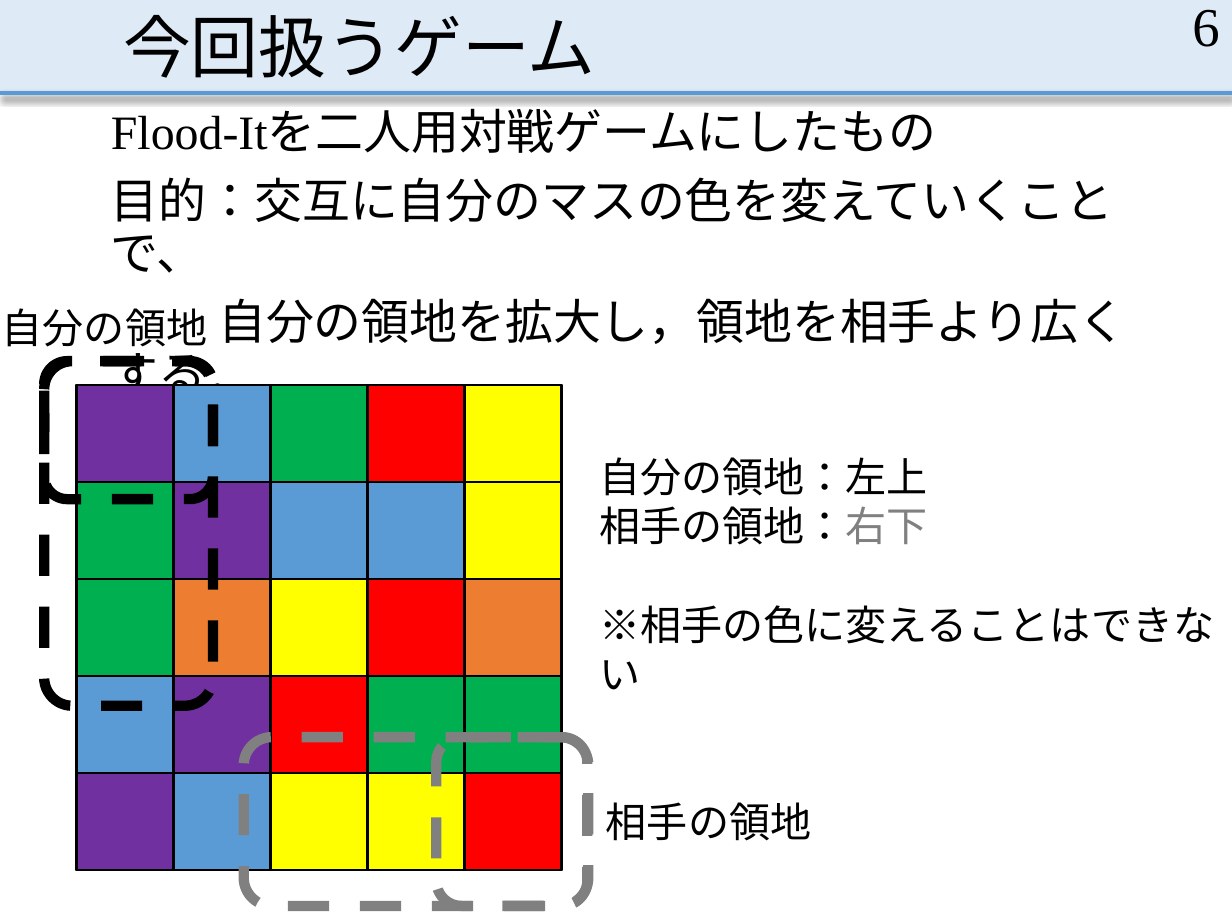
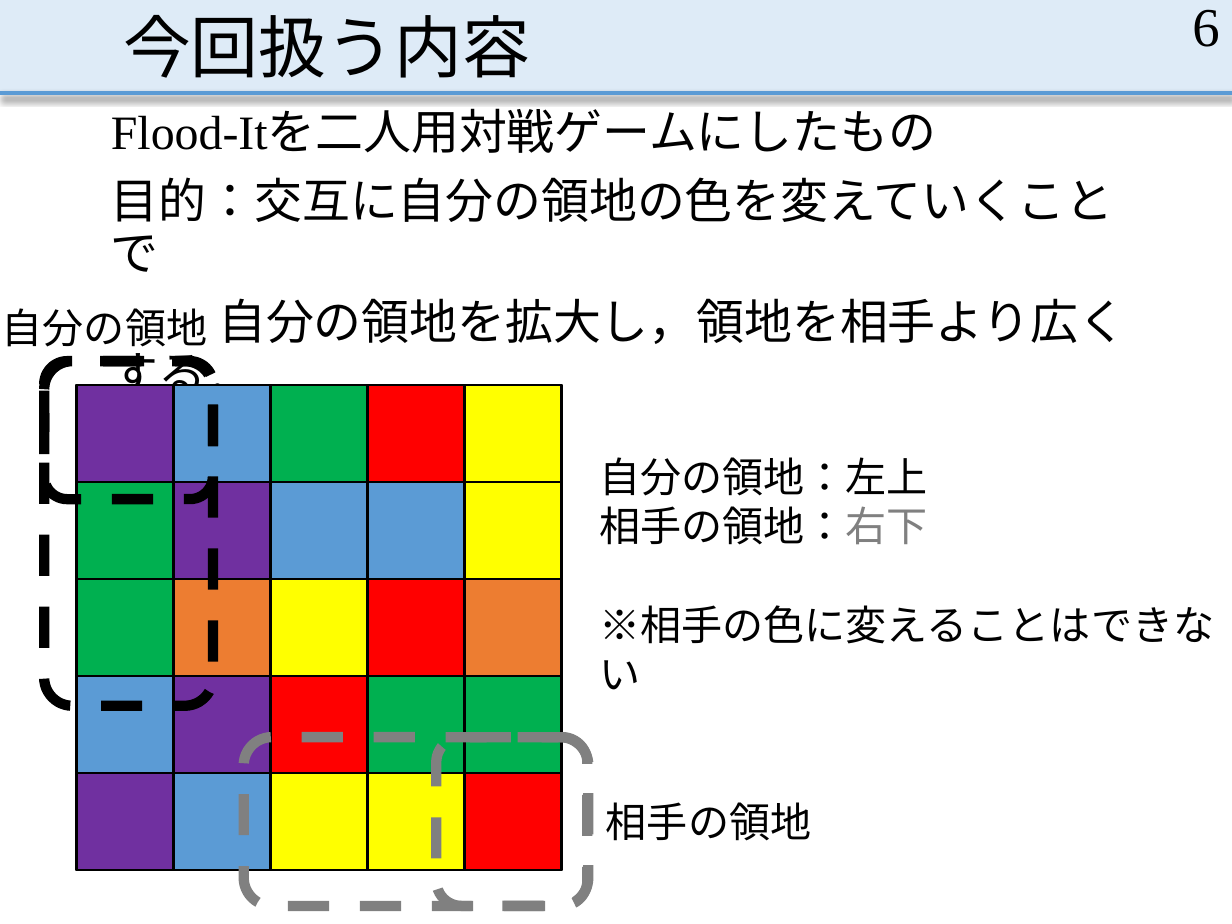
Before and after one commit to MasayaOda/SR, a slide deck: slide 6 of 中間発表.pptx. Drawn at 1232x924 pixels with LibreOffice and Linux fonts; fonts in the diff are those of the drawing. Boxes give left, top, right and bottom in pixels: in the first picture for what was removed or moved away, otherwise in the second. Text is boxed around its words. In the diff, an @@ line names an element or a change of style, - is before the commit and + after.

```diff
--- a/中間発表.pptx
+++ b/中間発表.pptx
@@ title at [123,15,530,78]: text changed @@
-今回扱うゲーム
+今回扱う内容
@@ text at [111,177,1113,272]: text changed @@
-目的：交互に自分のマスの色を変えていくことで、
+目的：交互に自分の領地の色を変えていくことで
```
Also in this commit, not shown: 9 other slides changed, 4 slides added.
